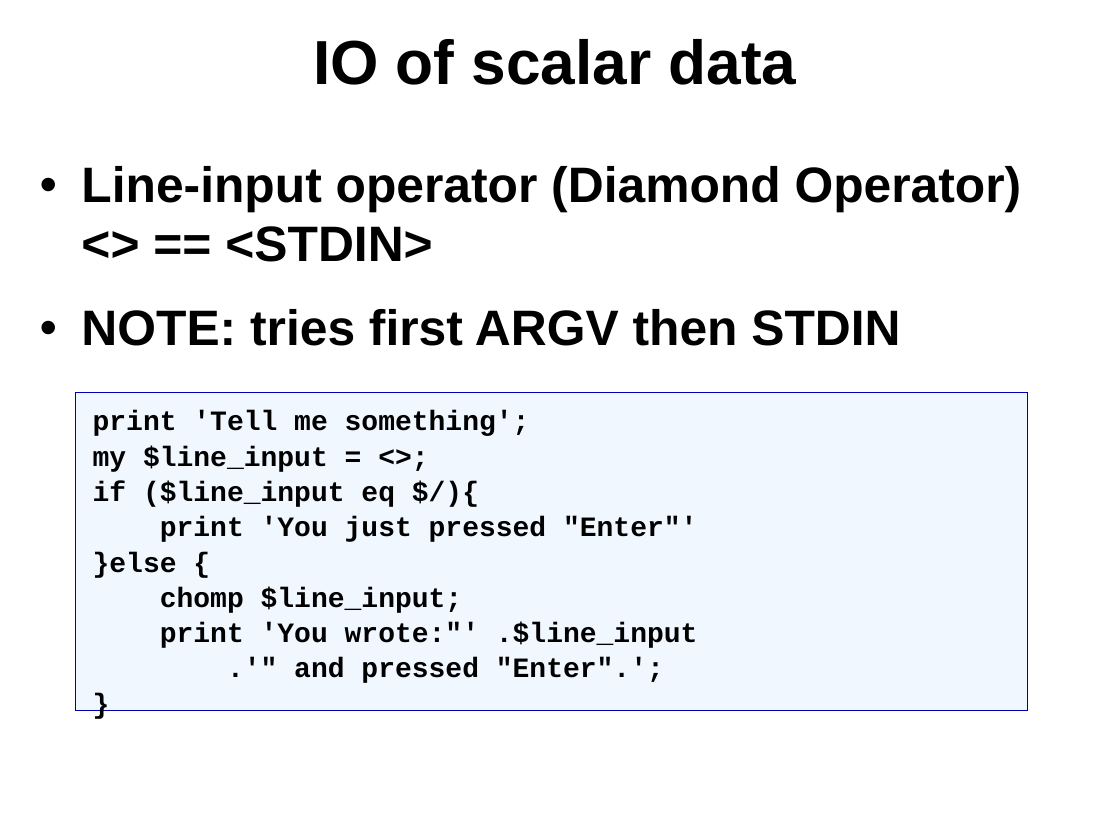
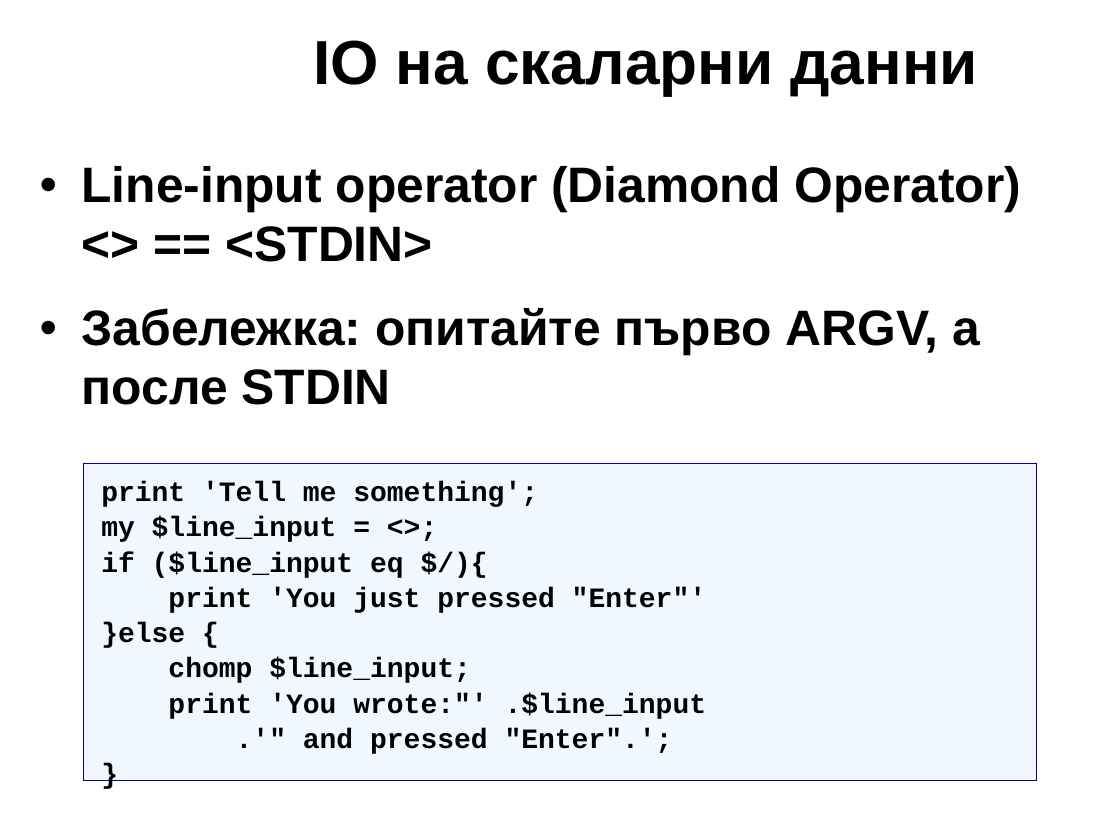
Before and after one commit to kberov/PerlProgrammingCourse, a slide deck: slide 3 of 06_io_bg.odp. Drawn at 1120x840 pixels with LibreOffice and Linux fonts; fonts in the diff are those of the drawing; background and template pictures are left out. Boxes give left, top, right and bottom in pixels: in the first picture for what was removed or moved away, otherwise in the second. Text is boxed around its words. In the diff, an @@ line names an element or a change of style, - is before the commit and + after.

```diff
--- a/06_io_bg.odp
+++ b/06_io_bg.odp
@@ title at bbox=[313, 40, 978, 95]: text changed @@
-IO of scalar data
+IO на скаларни данни
@@ text at bbox=[81, 308, 980, 405]: text changed @@
-• NOTE: tries first ARGV then STDIN
+• Забележка: опитайте първо ARGV, а после STDIN
@@ rectangle "print 'Tell me something';": place and size @@
-rectangle "print 'Tell me something';" at bbox=[75, 392, 1028, 710]
+rectangle "print 'Tell me something';" at bbox=[84, 463, 1037, 781]
```
Also in this commit, not shown: 25 other slides changed, 17 slides added, 17 slides removed, 2 other files.
